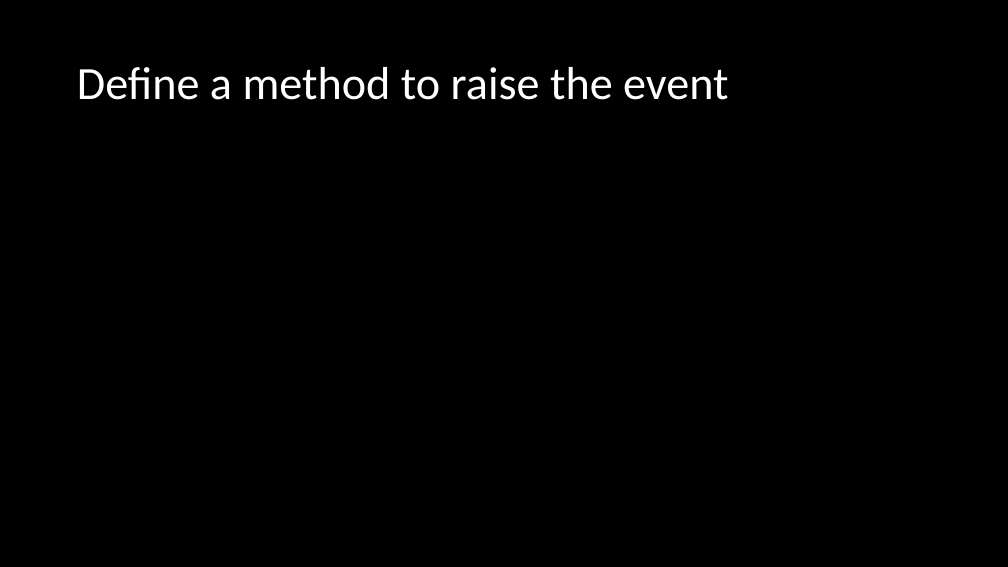
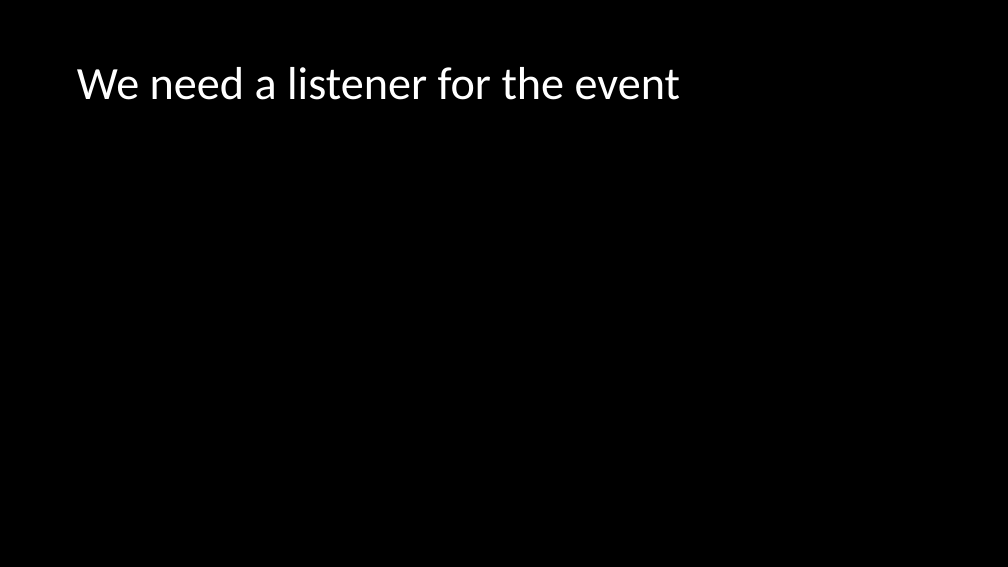
Before and after one commit to microsoft/Flash_University, a slide deck: slide 11 of CLR_via_CSharp/Chapter 11 - Events/Events.pptx (slide 10 before the commit). Drawn at 1008x567 pixels with LibreOffice and Linux fonts; fonts in the diff are those of the drawing. Boxes give left, top, right and bottom in pixels: in the first picture for what was removed or moved away, otherwise in the second. Text is boxed around its words. In the diff, an @@ line names an element or a change of style, - is before the commit and + after.

```diff
--- a/CLR_via_CSharp/Chapter 11 - Events/Events.pptx
+++ b/CLR_via_CSharp/Chapter 11 - Events/Events.pptx
@@ title at <box>77,67,680,100</box>: text changed @@
-Define a method to raise the event
+We need a listener for the event
```
Also in this commit, not shown: 4 slides added, 3 slides removed, 3 other files.
